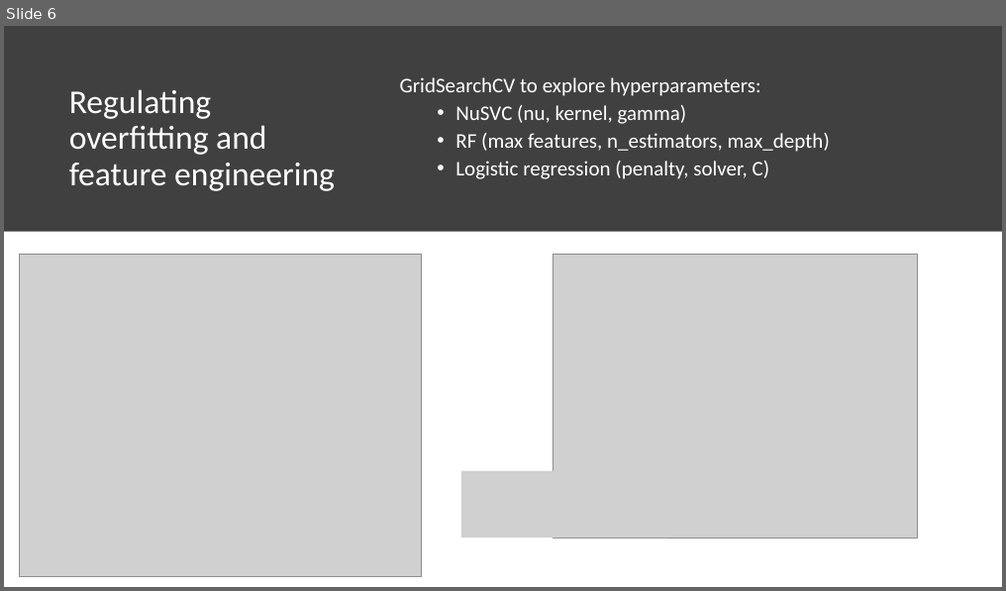
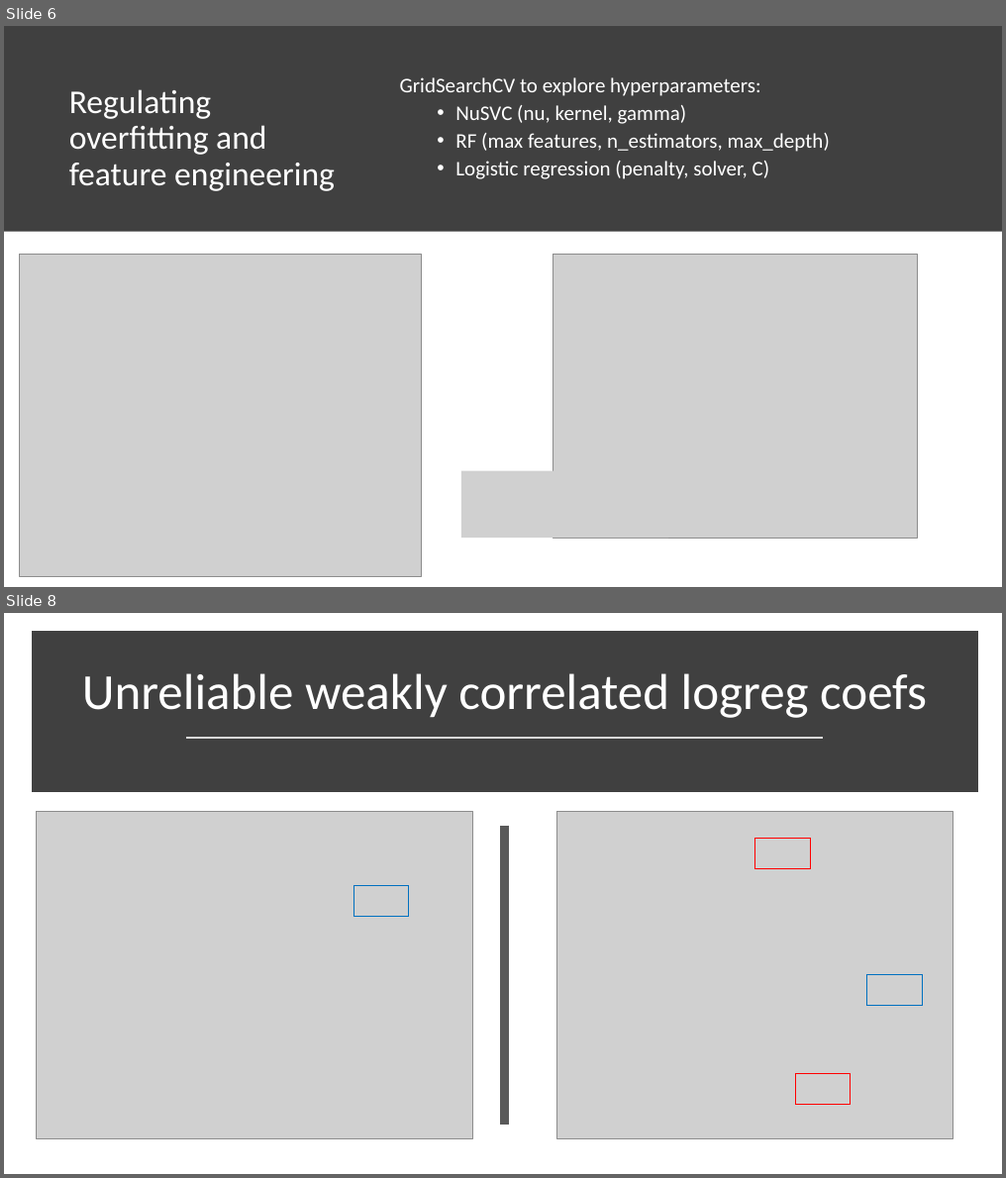
Before and after one commit to pcountryman/bankingproject, a slide deck: QuickenCaseStudyPresentation.pptx. Shown one above the other, each under a label of ours: slide 6 before the commit, slides 6 and 8 after it; the slides between them are not shown. The pictures are 1006x591 and 1006x1178 pixels, drawn with LibreOffice and Linux fonts; fonts in the diff are those of the drawing; grey boxes stand for pictures. Boxes give left, top, right and bottom in pixels: in the first picture for what was removed or moved away, otherwise in the second. Text is boxed around its words. In the diff, an @@ line names an element or a change of style, - is before the commit and + after.

Commit message:
Add logreg coef analysis and plots. Update ppt with logreg coef info

```diff
--- a/QuickenCaseStudyPresentation.pptx
+++ b/QuickenCaseStudyPresentation.pptx
@@ slide 8 added at <box>4,613,1002,1174</box>, background #FFFFFF @@
@@ rectangle added at <box>37,636,973,787</box>, fill #404040, outline #404040 10 pt @@
@@ title added at <box>82,673,927,718</box>, 48.6 pt, text #FFFFFF @@
+Unreliable weakly correlated logreg coefs
@@ line added from (187, 738) to (823, 738), #D9D9D9 1.75 pt @@
@@ picture added at <box>37,811,472,1139</box> @@
@@ picture added at <box>556,811,953,1139</box> @@
@@ line added from (505, 826) to (505, 1125), #595959 8 pt @@
@@ rectangle added at <box>754,839,810,869</box>, outline #FF0000 1 pt @@
@@ rectangle added at <box>353,886,409,917</box>, outline #0070C0 1 pt @@
@@ rectangle added at <box>867,975,923,1006</box>, outline #0070C0 1 pt @@
@@ rectangle added at <box>795,1074,850,1105</box>, outline #FF0000 1 pt @@
```
Also in this commit, not shown: 2 slides changed, 1 other slide added, 1 other file.
